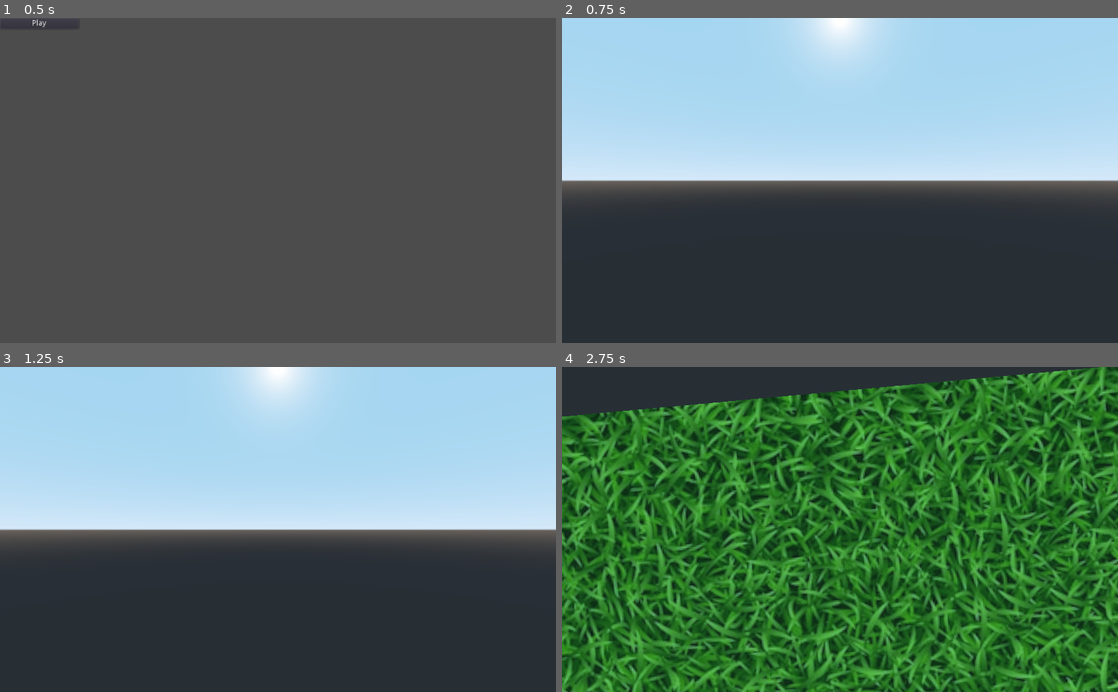
Above: before the commit, frames 1-4 (two rows, left to right).
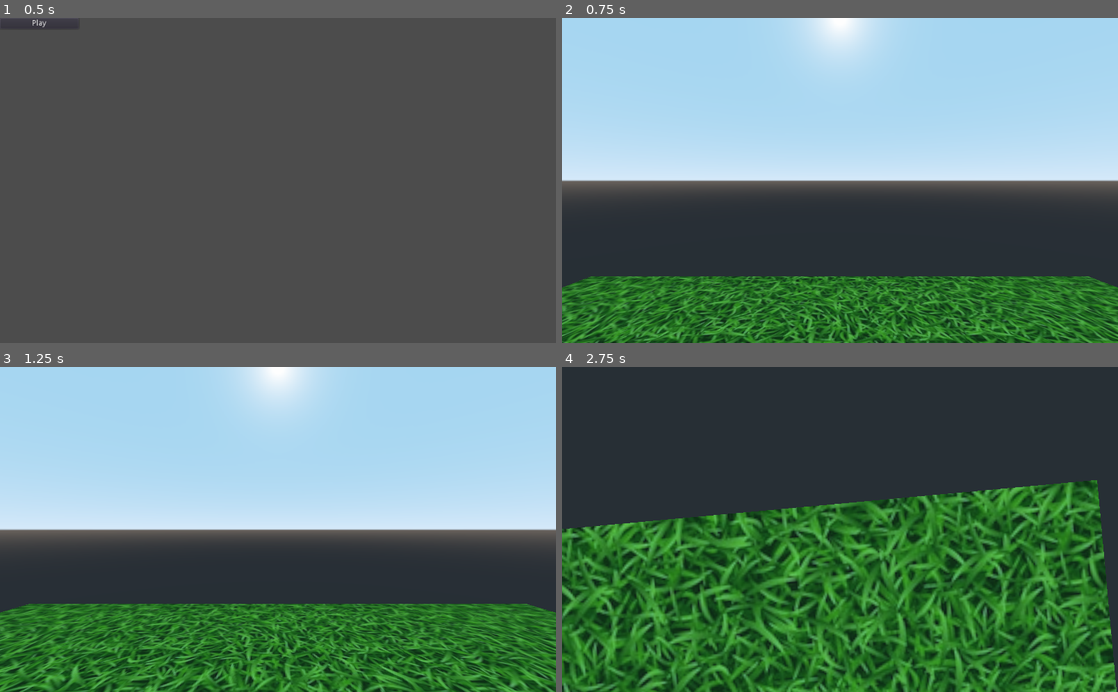
Above: after the commit, the same moments.

Repository: tenmetresam225/Knife-to-a-Gunfight
Game: Godot game, scene res://Main Menu.tscn
Two runs of this game, one before a commit and one after it. Both use one fixed random seed, a clock stepped at 60 frames per second and the inputs below.
Inputs (mouse positions are in pixels of both pictures, inside the frame that each line leads up to):
- Up to frame 1 (0.5 s): no input
- Up to frame 2 (0.75 s): click "Play" at 0.5 s
- Up to frame 3 (1.25 s): no input
- Up to frame 4 (2.75 s): move the mouse to (867, 529) at 1.27 s; hold Space (jump) 1.28-2.03 s; hold W (player_forward) from 1.28 s (still down); move the mouse to (812, 529) at 2.02 s; click (812, 529) at 2.1 s; tap Space (jump) at 2.27, 2.3, 2.57 s

Frame 1 is identical in both runs. In frame 2, 20% of the frame differs, in the area x 0-100%, y 79-100%; in frame 3, 27%; in frame 4, 71%, in the area x 0-100%, y 0-100%.

Commit message:
movement adjusted

Diff:
--- a/6/Game.tscn
+++ b/6/Game.tscn
@@ -17,7 +17,7 @@
 [node name="KinematicBody" parent="." instance=ExtResource( 2 )]
 
 [node name="Ground" type="MeshInstance" parent="."]
-transform = Transform( 1, 0, 0, 0, 1, 0, 0, 0, 1, 0, -10.6994, 0 )
+transform = Transform( 1, 0, 0, 0, 1, 0, 0, 0, 1, -0.00454903, -2.98815, 0 )
 mesh = SubResource( 1 )
 material/0 = SubResource( 2 )
 
--- a/6/Player.gd
+++ b/6/Player.gd
@@ -1,8 +1,8 @@
 extends KinematicBody
 
 # Physics
-var movementSpeed = 6.0 		# How fast the player can move.
-var jumpStrength = 5.0 		# How much force used to make player jump
+var movementSpeed = 8.0 		# How fast the player can move.
+var jumpStrength = 4.0 		# How much force used to make player jump
 var gravity = 8.0			# Gravity's strength.
 
 # cam look
